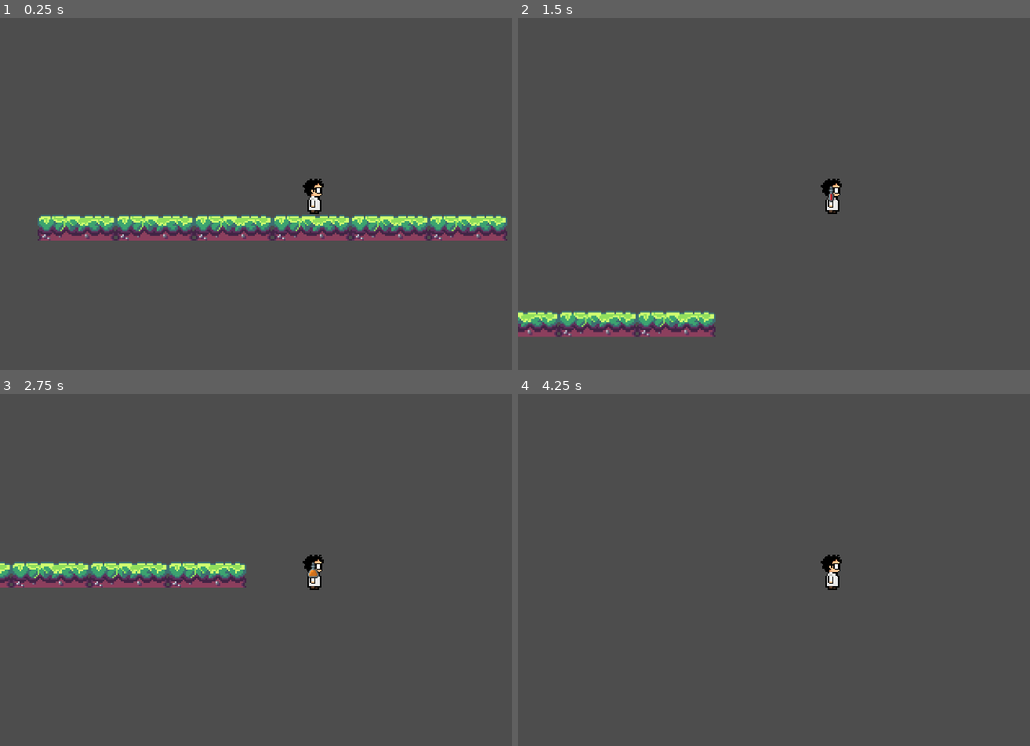
Above: before the commit, frames 1-4 (two rows, left to right).
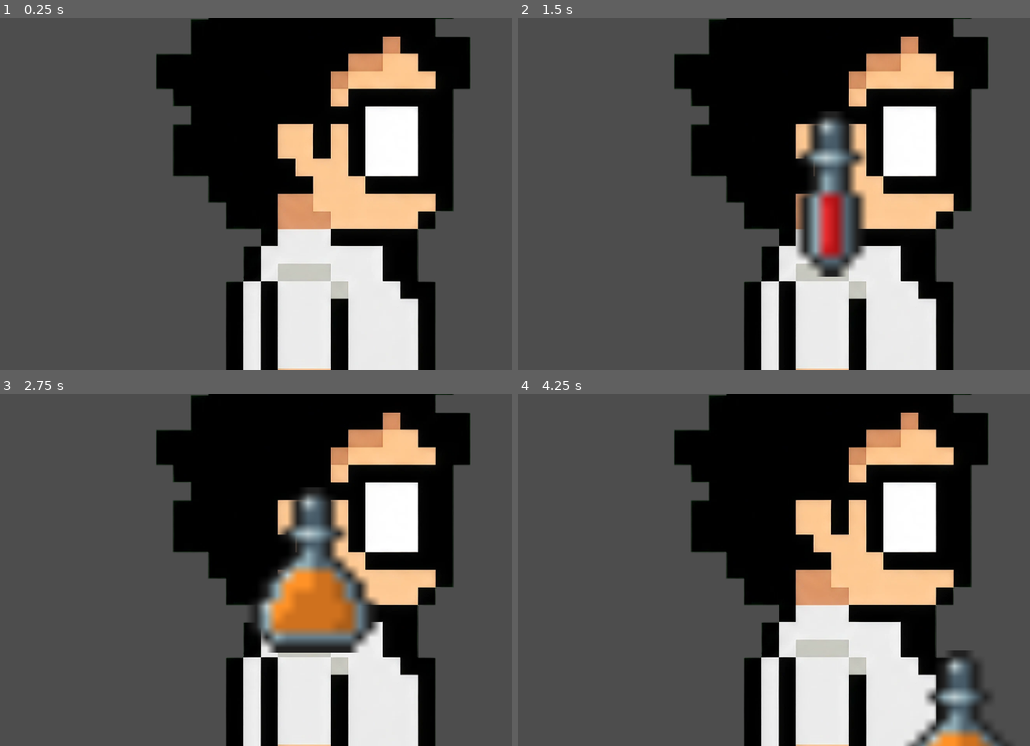
Above: after the commit, the same moments.

Repository: NicolasSierra14/Trabajo-final-programacion-ii
Game: Godot game, scene res://Escenas/nivel_1.tscn
Two runs of this game, one before a commit and one after it. Both use one fixed random seed, a clock stepped at 60 frames per second and the inputs below.
Inputs (mouse positions are in pixels of both pictures, inside the frame that each line leads up to):
- Up to frame 1 (0.25 s): no input
- Up to frame 2 (1.5 s): tap Enter at 0.5 s; move the mouse to (968, 176) at 0.52 s; hold D (Derecha) from 0.53 s (still down); tap 1 (Rojo) at 0.6 s; tap Space (Saltar) at 0.77, 0.8, 1.07, 1.35 s; move the mouse to (707, 211) at 1.27 s
- Up to frame 3 (2.75 s): tap Space (Saltar) at 1.52, 1.82, 2.3 s; tap 1 (Rojo) at 1.55 s; move the mouse to (373, 492) at 2.02 s; release D (Derecha) at 2.03 s; hold A (Izquierda) from 2.03 s (still down); tap 3 (Amarillo) at 2.1 s
- Up to frame 4 (4.25 s): move the mouse to (799, 640) at 2.77 s; release A (Izquierda) at 2.78 s; hold D (Derecha) from 2.78 s (still down); tap 2 (Azul) at 2.85 s; tap Space (Saltar) at 3.02, 3.32, 3.77, 3.8, 4.07 s; tap 1 (Rojo) at 3.05 s; move the mouse to (1019, 622) at 3.52 s; click (1019, 622) at 3.6 s

The runs differ from the first frame. In frame 1, 51% of the frame differs, in the area x 7-100%, y 0-100%; in frame 2, 48%; in frame 3, 49%; in frame 4, 48%.

Commit message:
Configuración de tamaño y velocidad del enemigo, jugador y poción

Diff:
--- a/Escenas/enemigo_rojo.gd
+++ b/Escenas/enemigo_rojo.gd
@@ -1,5 +1,5 @@
 extends Enemigo
-@export var cambio_de_lado_enemigo : Timer
+@export var cambio_de_lado_enemigo_rojo : Timer
 
 func _ready():
 	color_enemigo = "Rojo"
--- a/Escenas/enemigo_rojo.tscn
+++ b/Escenas/enemigo_rojo.tscn
@@ -15,19 +15,19 @@
 }]
 
 [sub_resource type="CircleShape2D" id="CircleShape2D_qimeh"]
-radius = 28.0
+radius = 3.15
 
-[node name="Enemigo_Rojo" type="CharacterBody2D" unique_id=255610722 node_paths=PackedStringArray("cambio_de_lado_enemigo")]
+[node name="Enemigo_Rojo" type="CharacterBody2D" unique_id=255610722 node_paths=PackedStringArray("cambio_de_lado_enemigo_rojo")]
 scale = Vector2(2.92, 2.92)
 script = ExtResource("1_qimeh")
-cambio_de_lado_enemigo = NodePath("Cambio_de_lado_enemigo_rojo")
+cambio_de_lado_enemigo_rojo = NodePath("Cambio_de_lado_enemigo_rojo")
 vida = 100
-speed = 400.0
+speed = 40.0
 gravity = 2500.0
 metadata/_custom_type_script = "uid://bewcu4fhx8hpt"
 
 [node name="AnimatedSprite2D" type="AnimatedSprite2D" parent="." unique_id=590354806]
-scale = Vector2(0.445, 0.445)
+scale = Vector2(0.05, 0.05)
 sprite_frames = SubResource("SpriteFrames_kvi5i")
 
 [node name="CollisionShape2D" type="CollisionShape2D" parent="." unique_id=1117615322]
--- a/Escenas/player.gd
+++ b/Escenas/player.gd
@@ -13,7 +13,7 @@
 	direccion = Vector2(direccion_x, 0)
 
 	if is_on_floor() and Input.is_action_just_pressed("Saltar"):
-		velocity.y = -600.0 # Impulso inicial hacia arriba
+		velocity.y = -400.0 # Impulso inicial hacia arriba
 	super._physics_process(delta)
 
 	gestionar_colores()
--- a/Escenas/player.tscn
+++ b/Escenas/player.tscn
@@ -14,25 +14,27 @@
 "speed": 5.0
 }]
 
-[sub_resource type="CircleShape2D" id="CircleShape2D_i8vih"]
-radius = 4.0
+[sub_resource type="RectangleShape2D" id="RectangleShape2D_i8vih"]
+size = Vector2(12.146008, 20.704853)
 
 [node name="Player" type="CharacterBody2D" unique_id=1296100437 node_paths=PackedStringArray("cooldown_player")]
-scale = Vector2(3.155, 3.155)
+scale = Vector2(15.89, 15.89)
 collision_layer = 8
 collision_mask = 5
 script = ExtResource("1_cnkc8")
 cooldown_player = NodePath("Cooldown_player")
 vida = 100
-speed = 100.0
+speed = 85.0
 gravity = 2500.0
 
 [node name="AnimatedSprite2D" type="AnimatedSprite2D" parent="." unique_id=1446722052]
-scale = Vector2(0.01, 0.01)
+scale = Vector2(0.03, 0.03)
 sprite_frames = SubResource("SpriteFrames_qgqwx")
 
 [node name="CollisionShape2D" type="CollisionShape2D" parent="." unique_id=2144514555]
-shape = SubResource("CircleShape2D_i8vih")
+position = Vector2(0.031466015, 1.5418509)
+scale = Vector2(0.9999994, 0.9999994)
+shape = SubResource("RectangleShape2D_i8vih")
 
 [node name="Cooldown_player" type="Timer" parent="." unique_id=1863495662]
 one_shot = true
--- a/Escenas/pocion.gd
+++ b/Escenas/pocion.gd
@@ -5,21 +5,26 @@
 var velocidad : float = 600.0
 var direccion : Vector2 = Vector2.RIGHT
 var gravedad : float = 980.0
-var velocidad_horizontal : float = 200.0
-var velocidad_inicial_vertical : float = -200.0
+var velocidad_horizontal : float = 300.0
+var velocidad_inicial_vertical : float = -150.0
 var daño_pocion : float = 100
 @onready var sprite_pocion = $SpritePocion
-@export var colison_color_enemigo : Area2D
+@export var area : Area2D
 
 var lanzada : bool = false
 
-func _process(delta):
+func _physics_process(delta):
 	actualizar_visual_pocion()
 	if lanzada:
 		velocity.y += gravedad * delta
 		move_and_slide()
-	if is_on_floor():
-		queue_free()
+	for body in area.get_overlapping_bodies():
+		if body is StaticBody2D or body is TileMapLayer:
+			queue_free()
+		if body is Enemigo:
+			if body.color_enemigo == tipo_color:
+				body.daño_recibido_enemigo(daño_pocion)
+			queue_free()
 
 func actualizar_visual_pocion():
 		if tipo_color == "Rojo":
@@ -39,14 +44,3 @@
 	velocity = Vector2(50,50)
 	velocity.x = direccion.x * velocidad_horizontal
 	velocity.y = velocidad_inicial_vertical
-
-
-
-func _on_area_2d_body_entered(body):
-	if body is Player:
-		return
-
-	if body is Enemigo:
-		if body.color_enemigo == tipo_color:
-			body.daño_recibido_enemigo(daño_pocion)
-		queue_free()
--- a/Escenas/pocion.tscn
+++ b/Escenas/pocion.tscn
@@ -60,20 +60,20 @@
 }]
 
 [sub_resource type="CircleShape2D" id="CircleShape2D_i3th5"]
-radius = 29.0
+radius = 62.0
 
 [sub_resource type="CircleShape2D" id="CircleShape2D_w44ti"]
-radius = 1.65
+radius = 3.6
 
-[node name="Pocion" type="CharacterBody2D" unique_id=220988933 node_paths=PackedStringArray("colison_color_enemigo")]
+[node name="Pocion" type="CharacterBody2D" unique_id=220988933 node_paths=PackedStringArray("area")]
 collision_layer = 2
 collision_mask = 5
 script = ExtResource("1_mm1sl")
-colison_color_enemigo = NodePath("Area2D")
+area = NodePath("Area2D")
 
 [node name="SpritePocion" type="AnimatedSprite2D" parent="." unique_id=35052876]
 texture_filter = 2
-scale = Vector2(0.2, 0.2)
+scale = Vector2(0.4, 0.4)
 sprite_frames = SubResource("SpriteFrames_i3th5")
 animation = &"azul"
 
@@ -87,5 +87,3 @@
 texture_filter = 2
 shape = SubResource("CircleShape2D_w44ti")
 debug_color = Color(1, 0.023529412, 0.17254902, 0.41960785)
-
-[connection signal="body_entered" from="Area2D" to="." method="_on_area_2d_body_entered"]
